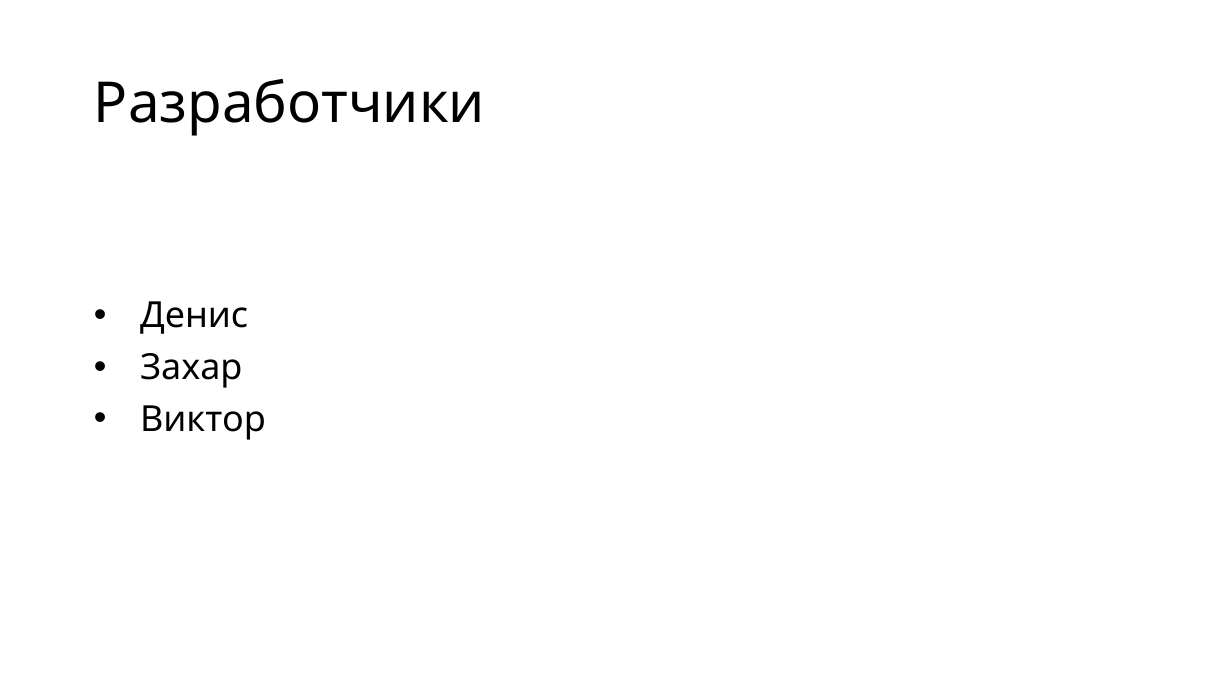
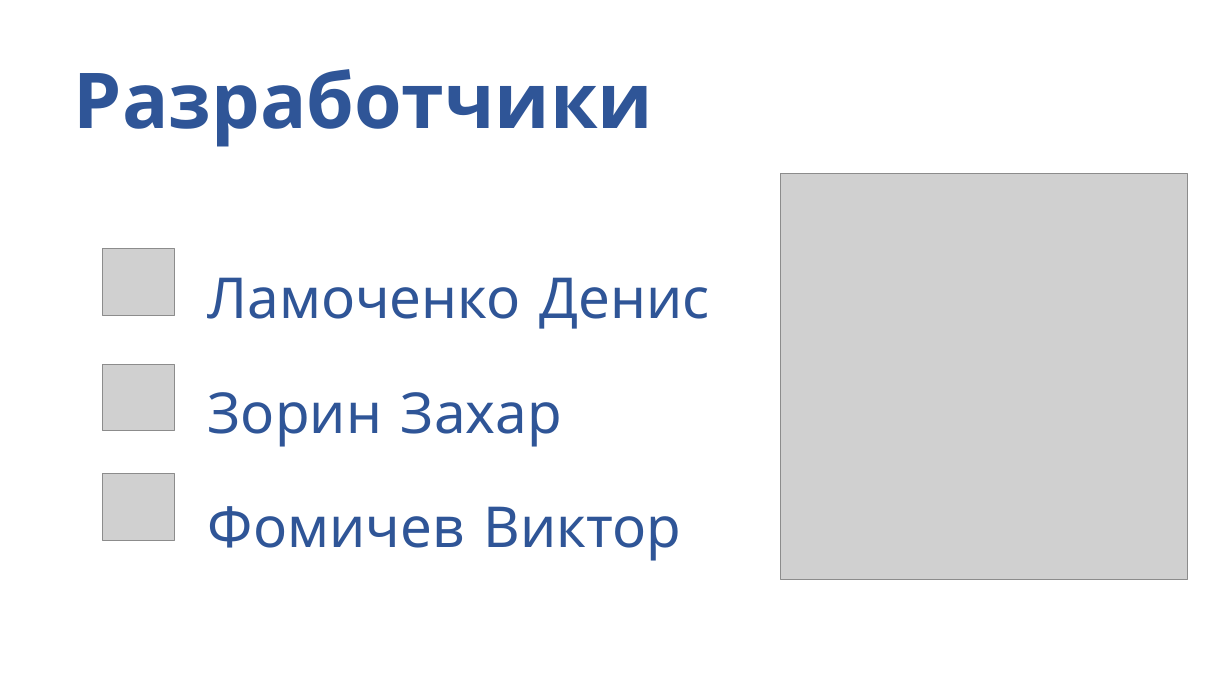
Before and after one commit to RobikRobi/School-diary, a slide deck: slide 2 of presentation/Презентация.pptx. Drawn at 1232x693 pixels with LibreOffice and Linux fonts; fonts in the diff are those of the drawing; grey boxes stand for pictures. Boxes give left, top, right and bottom in pixels: in the first picture for what was removed or moved away, otherwise in the second. Text is boxed around its words. In the diff, an @@ line names an element or a change of style, - is before the commit and + after.

```diff
--- a/presentation/Презентация.pptx
+++ b/presentation/Презентация.pptx
@@ title "Разработчики": place and size @@
-title "Разработчики" at [94, 79, 485, 136]
+title "Разработчики" at [74, 69, 653, 147]
@@ title "Разработчики" at [74, 69, 653, 147]: size 44 to 60 pt, text colour #000000 to #2F5597, bold on @@
@@ text "Ламоченко Денис" at [208, 277, 709, 561]: vertical alignment top to middle @@
@@ picture added at [781, 174, 1188, 580] @@
@@ picture added at [103, 249, 175, 315] @@
@@ text at [208, 277, 709, 561]: text changed; size 28 to 44 pt; text colour #000000 to #2F5597 @@
-• Денис
-• Захар
-• Виктор
+Ламоченко Денис
+Зорин Захар
+Фомичев Виктор
@@ picture added at [103, 364, 175, 431] @@
@@ picture added at [103, 474, 175, 541] @@
```
Also in this commit, not shown: 10 other slides changed, 13 slides added.
